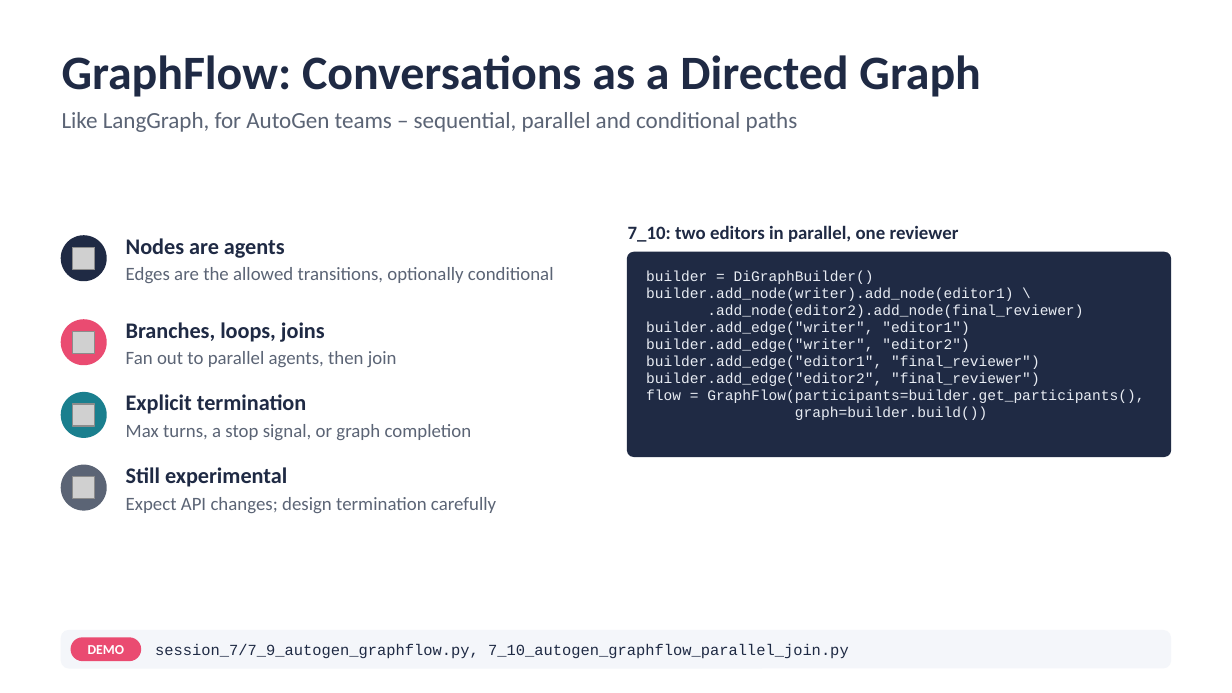
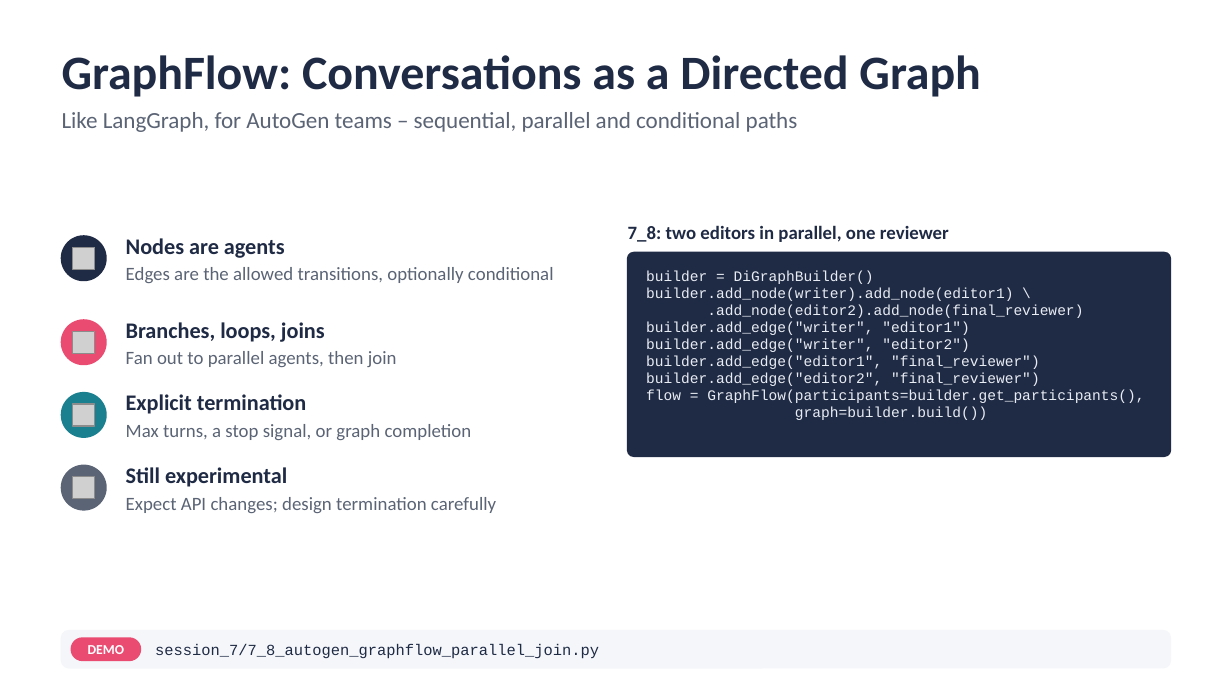
Before and after one commit to atulkahatecdac/agenticai, a slide deck: slide 107 of 16_PGP-Agentic/PGP_Agentic_AI.pptx. Drawn at 1232x693 pixels with LibreOffice and Linux fonts; fonts in the diff are those of the drawing; grey boxes stand for pictures. Boxes give left, top, right and bottom in pixels: in the first picture for what was removed or moved away, otherwise in the second. Text is boxed around its words. In the diff, an @@ line names an element or a change of style, - is before the commit and + after.

```diff
--- a/16_PGP-Agentic/PGP_Agentic_AI.pptx
+++ b/16_PGP-Agentic/PGP_Agentic_AI.pptx
@@ text at <box>628,225,949,242</box>: text changed @@
-7_10: two editors in parallel, one reviewer
+7_8: two editors in parallel, one reviewer
@@ text at <box>155,644,599,659</box>: text changed @@
-session_7/7_9_autogen_graphflow.py, 7_10_autogen_graphflow_parallel_join.py
+session_7/7_8_autogen_graphflow_parallel_join.py
```
Also in this commit, not shown: 9 other slides changed, 16 other files.
